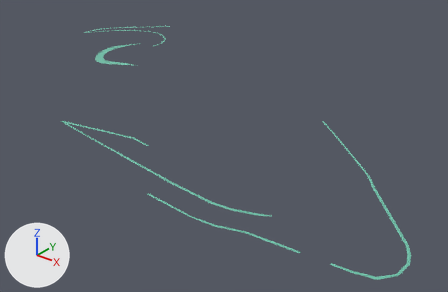
Renders of the FBX model Assets/Models/Levels/Version_3/border.fbx from each side of a commit.
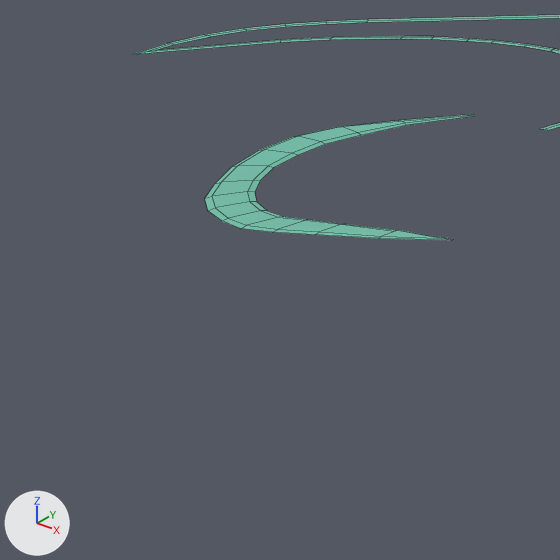
Old and new are each drawn whole from a camera (50 mm lens) standing at (0.37, -0.486, 0.234) and looking at (0.01, -0.036, -0.045) and again close up on the part from 13% to 35% of the width and 8% to 41% of the height. The axes (+X, +Y, +Z) are drawn at lower left. The lights are the same throughout. The close-ups show mesh edges as thin lines. Where no turn or scale is listed for an object, it has been applied to the vertices.

The scene before the commit, as lines of its bpy script (objects in view):
```python
me_mesh = bpy.data.meshes.new('Mesh')
me_mesh.from_pydata(...)  # 224 vertices, 144 faces; spans x -0.286..0.286, y -0.182..0.182, z -0.005..0.005
me_mesh.materials.append(mat_lambert11)  # green #6fc2aa
ob_polysurface35 = bpy.data.objects.new('polySurface35', me_mesh)
ob_polysurface35.location = (-0.0222, -0.0316, 0.0046)
```
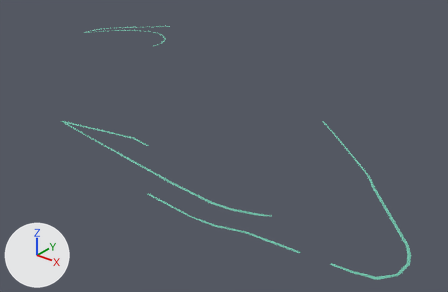
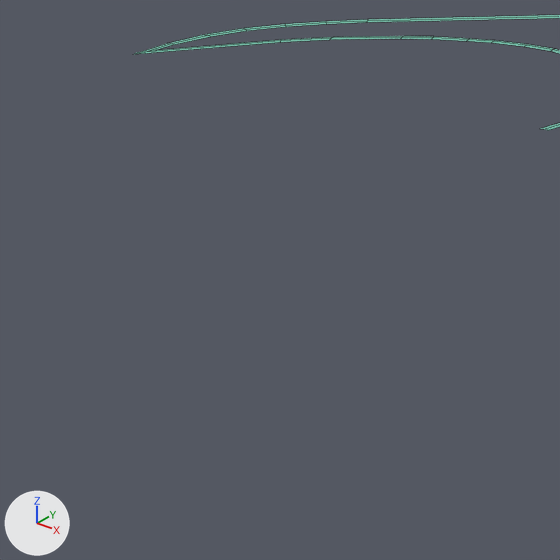
Location of each change, (x1, y1, x2, y2) in pixels of the close-ups (560 x 560 px):
'polySurface35', reshaped
    before: (135, 15, 560, 240)
    after: (135, 15, 560, 130)
part 1 of me_mesh, deleted (green)
    before: (205, 114, 475, 240)

What the commit changed:
me_mesh has 224 vertices, 144 faces and spans x -0.286..0.286, y -0.182..0.182, z -0.005..0.005.
me_mesh is used by ob_polysurface35; location (-0.0222, -0.0316, 0.0046).
me_mesh part 1: the loose piece of 59 vertices spanning x -0.204..-0.105, y -0.002..0.094, z -0.005..0.005 is deleted.
